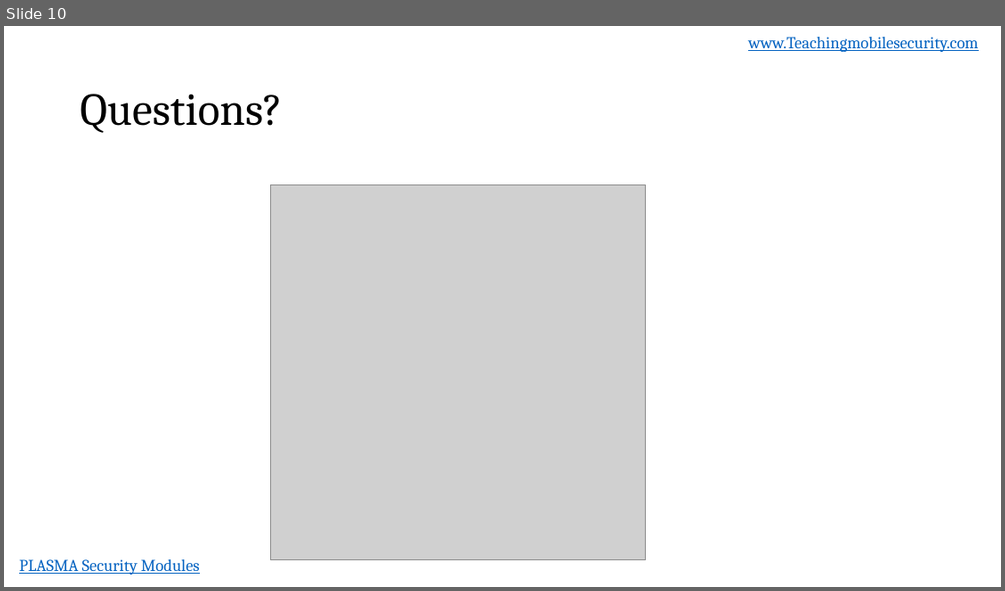
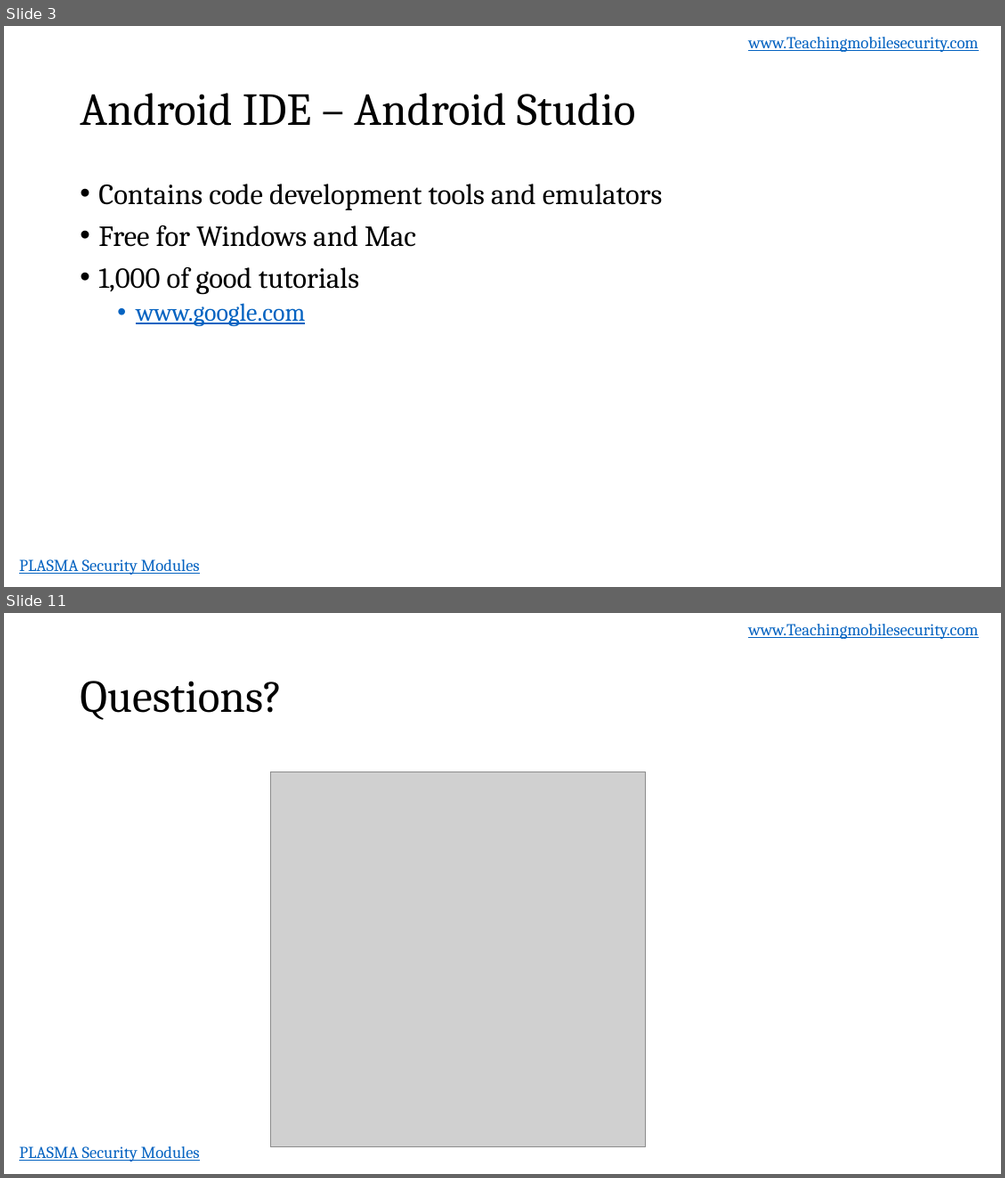
Before and after one commit to dan7800/VulnerableAndroidAppOracle, a slide deck: Vulnerabilities/AndroidIntro/AndroidIntroduction.pptx. Shown one above the other, each under a label of ours: slide 10 before the commit, slides 3 and 11 after it; the slides between them are not shown. The pictures are 1005x591 and 1005x1178 pixels, drawn with LibreOffice and Linux fonts; fonts in the diff are those of the drawing; grey boxes stand for pictures; background and template pictures are left out. Boxes give left, top, right and bottom in pixels: in the first picture for what was removed or moved away, otherwise in the second. Text is boxed around its words. In the diff, an @@ line names an element or a change of style, - is before the commit and + after.

```diff
--- a/Vulnerabilities/AndroidIntro/AndroidIntroduction.pptx
+++ b/Vulnerabilities/AndroidIntro/AndroidIntroduction.pptx
@@ slide 3 added at [4, 26, 1001, 587], background #FFFFFF; not listed: 2 template elements that a slide beside it also shows @@
@@ title added at [80, 93, 635, 126], 44 pt, text #000000 @@
+Android IDE – Android Studio
@@ text added at [98, 184, 663, 326], 28 pt, text #000000 @@
+• Contains code development tools and emulators
+• Free for Windows and Mac
+• 1,000 of good tutorials
+  • www.google.com
@@ what was slide 10 is now slide 11 @@
```
Also in this commit, not shown: 2 slides changed, 7 other slides added, 7 slides removed.
